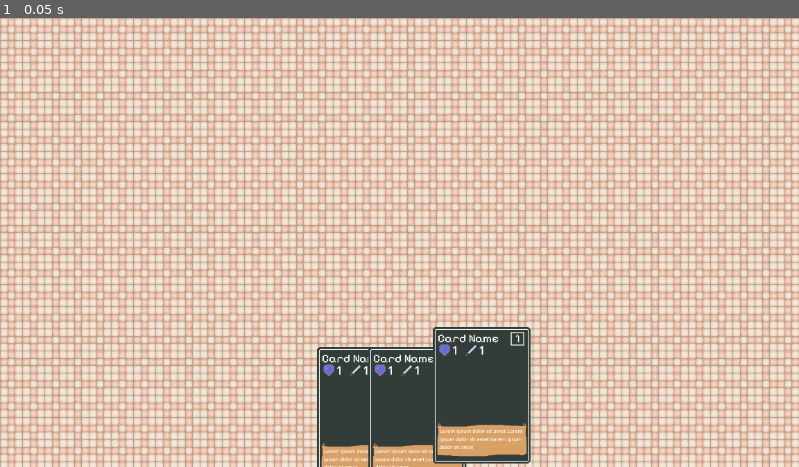
Above: before the commit, frame 1.
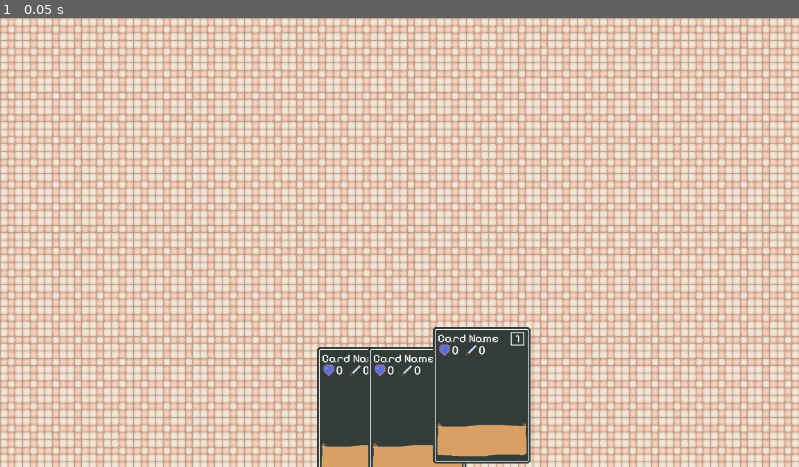
Above: after the commit, the same moment.

Repository: Degenerate-Games/Infestation
Game: Godot game, scene res://scenes/levels/5starkitchen.tscn
Same seed, same stepped clock (60 frames per second), same inputs: the game is played once before the commit and once after it.
Inputs:
- Up to frame 1 (0.05 s): no input

The runs differ from the first frame. In frame 1, 0.4% of the frame differs, in the area x 40-66%, y 73-100%.

Commit message:
Update grow/shrink logic

Diff:
--- a/scripts/card.gd
+++ b/scripts/card.gd
@@ -1,4 +1,4 @@
-extends Area2D
+extends Control
 
 var hoverable = true
 var growing = false
@@ -6,7 +6,7 @@
 var default_scale = 0.55
 var full_scale = 0.75
 var start_position
-var vertical_translation: Vector2 = Vector2.UP * 200
+var vertical_translation: Vector2 = Vector2.UP * 150
 
 var card_name: String
 var prestige_level: int
@@ -36,14 +36,18 @@
 # Called every frame. 'delta' is the elapsed time since the previous frame.
 func _process(delta):
 	var weight = 1.0 - $AnimationTimer.time_left
+	if weight == 1.0:
+		growing = false
+		shrinking = false
+
 	if growing:
 		global_position = Global.lerpvec2(start_position, start_position + vertical_translation, weight)
 		var scl = lerpf(default_scale, full_scale, weight)
-		global_scale = Vector2(scl, scl)
+		scale = Vector2(scl, scl)
 	elif shrinking:
 		global_position = Global.lerpvec2(start_position + vertical_translation, start_position, weight)
 		var scl = lerpf(full_scale, default_scale, weight)
-		global_scale = Vector2(scl, scl)
+		scale = Vector2(scl, scl)
 
 func _on_mouse_entered():
 	if !hoverable: return
